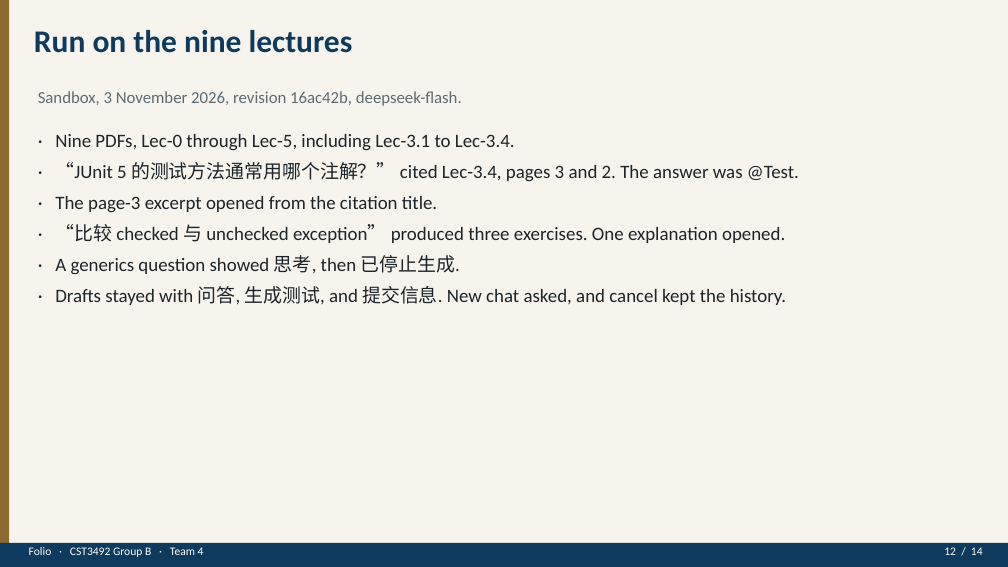
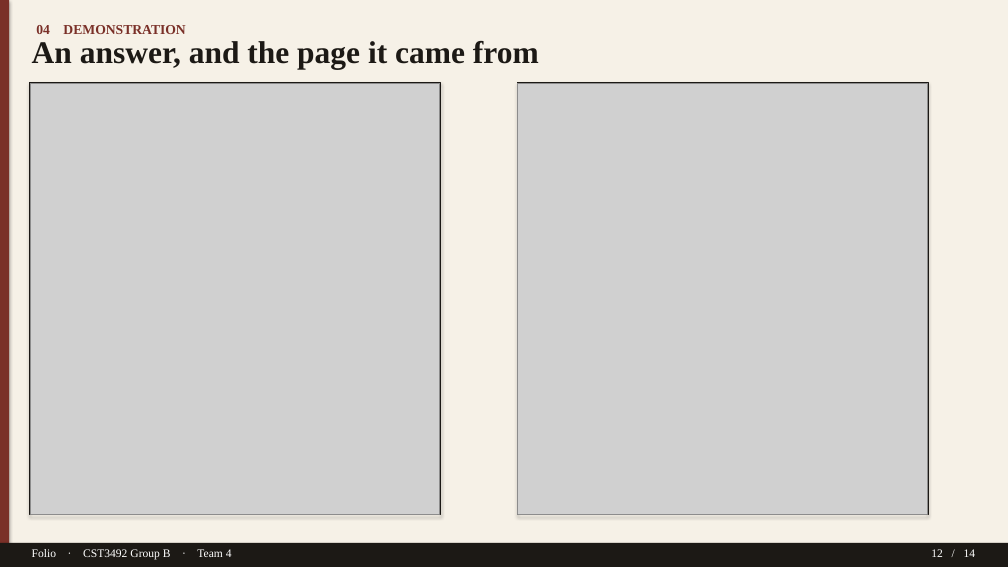
Before and after one commit to TTAWDTT/folio, a slide deck: slide 12 of submission/documents/Folio-GroupB-Team4-Slides.pptx. Drawn at 1008x567 pixels with LibreOffice and Linux fonts; fonts in the diff are those of the drawing; grey boxes stand for pictures. Boxes give left, top, right and bottom in pixels: in the first picture for what was removed or moved away, otherwise in the second. Text is boxed around its words. In the diff, an @@ line names an element or a change of style, - is before the commit and + after.

```diff
--- a/submission/documents/Folio-GroupB-Team4-Slides.pptx
+++ b/submission/documents/Folio-GroupB-Team4-Slides.pptx
@@ rectangle at (0,0,1008,567): fill #F7F4EE to #F6F1E7; shadow on @@
@@ rectangle at (0,0,9,567): fill #8C6A32 to #7A3028; shadow on @@
@@ text at (36,25,185,34): text changed; size 30 to 13 pt; font Calibri to Times New Roman; text colour #0E3A5D to #7A3028 @@
-Run on the nine lectures
+04 DEMONSTRATION
@@ text at (32,41,539,69): text changed; size 16 to 30 pt; font Calibri to Times New Roman; text colour #5C6B73 to #1C1915; bold on @@
-Sandbox, 3 November 2026, revision 16ac42b, deepseek-flash.
+An answer, and the page it came from
@@ rectangle added at (29,82,440,515), outline #1C1915 1 pt @@
@@ picture added at (30,83,440,514) @@
@@ rectangle added at (517,82,928,515), outline #1C1915 1 pt @@
@@ picture added at (518,83,928,514) @@
@@ text removed at (55,134,799,305) @@
-· Nine PDFs, Lec-0 through Lec-5, including Lec-3.1 to Lec-3.4.
-· “JUnit 5 的测试方法通常用哪个注解？” cited Lec-3.4, pages 3 and 2. The answer was @Test.
-· The page-3 excerpt opened from the citation title.
-· “比较 checked 与 unchecked exception” produced three exercises. One explanation opened.
-· A generics question showed 思考, then 已停止生成.
-· Drafts stayed with 问答, 生成测试, and 提交信息. New chat asked, and cancel kept the history.
@@ rectangle at (0,543,1008,567): fill #0E3A5D to #1C1915; shadow on @@
@@ text "Folio · CST3492 Group B ..." at (32,549,232,560): font Calibri to Times New Roman, text colour #FFFDF9 to #FFFFFF; less space between paragraphs @@
@@ text "12 / 14" at (931,549,976,557): font Calibri to Times New Roman, text colour #FFFDF9 to #FFFFFF; less space between paragraphs @@
@@ text "12 / 14": place and size @@
-text "12 / 14" at (944,547,983,555)
+text "12 / 14" at (931,549,976,557)
```
Also in this commit, not shown: 2 other slides changed, 11 slides added, 11 slides removed, 14 other files.
